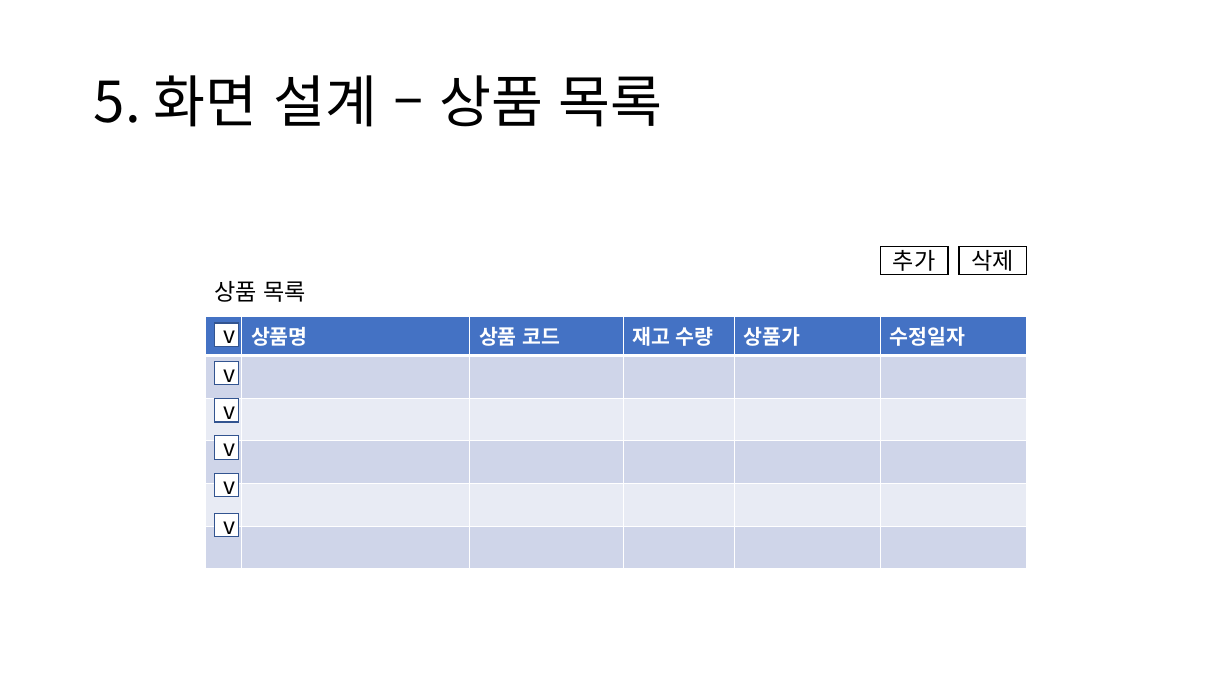
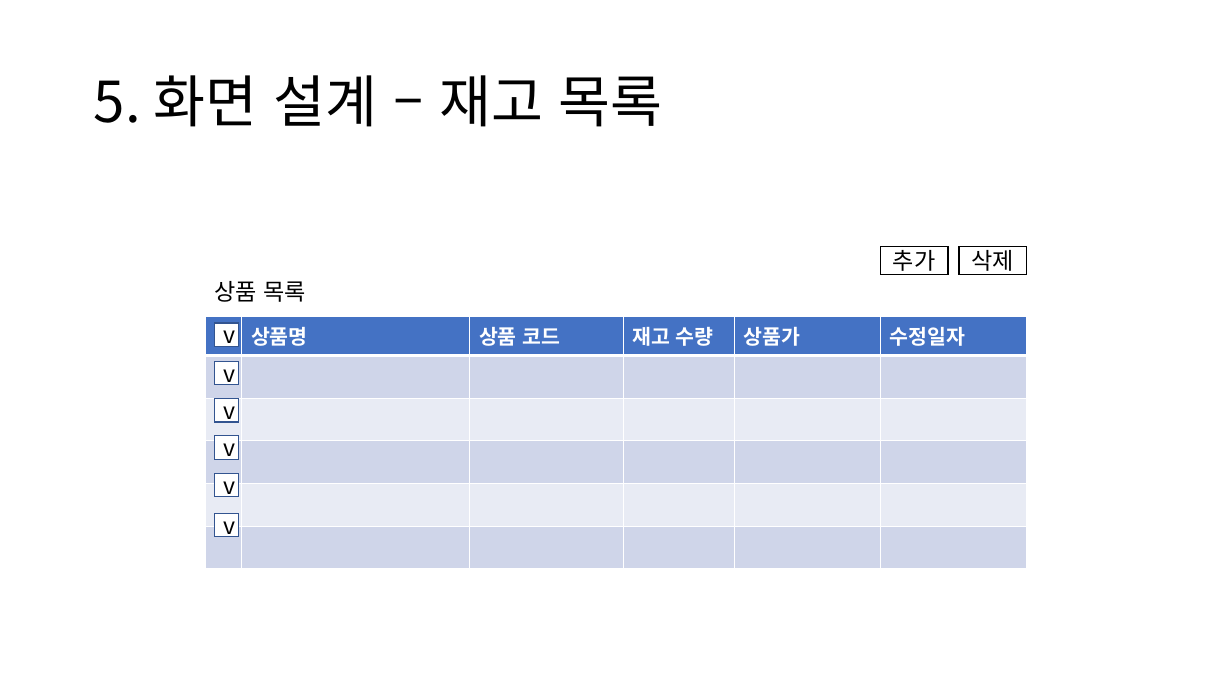
Before and after one commit to beatz4/inventorymgmt, a slide deck: slide 8 of docs/[20240112]재고관리 시스템 기획서_v.0.0.1.pptx. Drawn at 1232x693 pixels with LibreOffice and Linux fonts; fonts in the diff are those of the drawing. Boxes give left, top, right and bottom in pixels: in the first picture for what was removed or moved away, otherwise in the second. Text is boxed around its words. In the diff, an @@ line names an element or a change of style, - is before the commit and + after.

Commit message:
재고관리 화면 작업

```diff
--- a/docs/[20240112]재고관리 시스템 기획서_v.0.0.1.pptx
+++ b/docs/[20240112]재고관리 시스템 기획서_v.0.0.1.pptx
@@ title at (x1=94, y1=75, x2=663, y2=127): text changed @@
-5. 화면 설계 – 상품 목록
+5. 화면 설계 – 재고 목록
```
Also in this commit, not shown: 2 other files.
